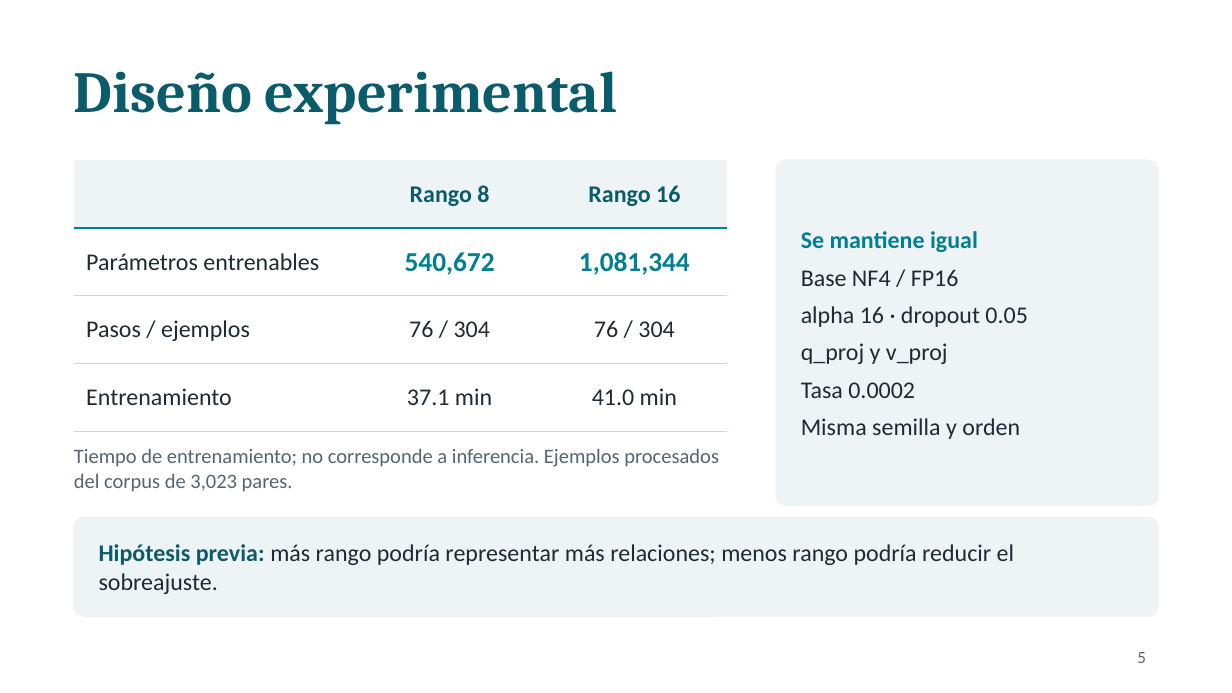
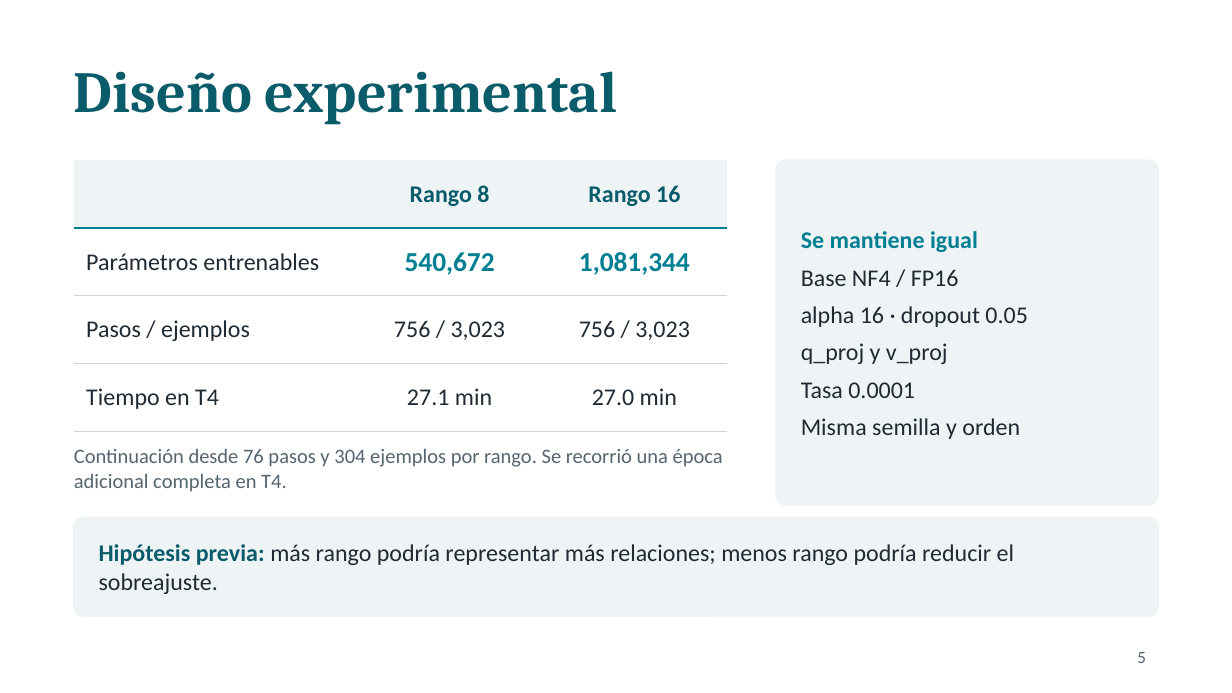
Before and after one commit to Anton17303/Deep-Learning, a slide deck: slide 5 of presentacion_proyecto.pptx. Drawn at 1232x693 pixels with LibreOffice and Linux fonts; fonts in the diff are those of the drawing. Boxes give left, top, right and bottom in pixels: in the first picture for what was removed or moved away, otherwise in the second. Text is boxed around its words. In the diff, an @@ line names an element or a change of style, - is before the commit and + after.

```diff
--- a/presentacion_proyecto.pptx
+++ b/presentacion_proyecto.pptx
@@ table at [74, 160, 727, 431] @@
-row 3, column 2: 76 / 304
+row 3, column 2: 756 / 3,023
-row 3, column 3: 76 / 304
+row 3, column 3: 756 / 3,023
-row 4: Entrenamiento | 37.1 min | 41.0 min
+row 4: Tiempo en T4 | 27.1 min | 27.0 min
@@ text at [801, 382, 915, 398]: text changed @@
-Tasa 0.0002
+Tasa 0.0001
@@ text at [74, 448, 723, 492]: text changed @@
-Tiempo de entrenamiento; no corresponde a inferencia. Ejemplos procesados del corpus de 3,023 pares.
+Continuación desde 76 pasos y 304 ejemplos por rango. Se recorrió una época adicional completa en T4.
```
Also in this commit, not shown: 6 other slides changed, 5 other files.
